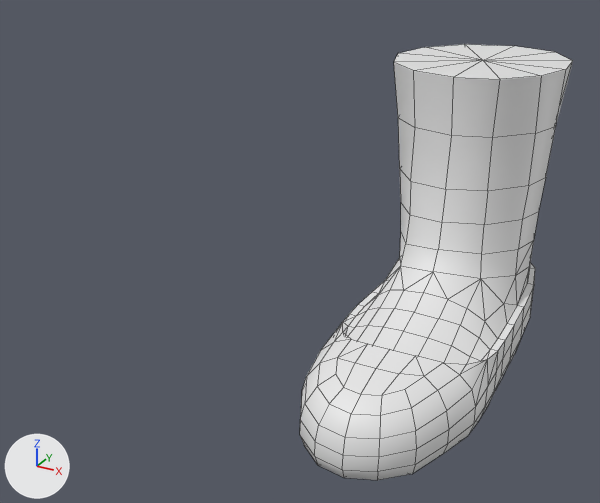
The Blender file Attires/Attires_Shoes/Attire_Shoes_BootsBast/BootsBats.blend, before and after one commit.
Before and after are seen from a 50 mm camera at (0.31, -0.612, 0.354) aimed at (0.014, -0.075, 0.085). The lights are fixed; the arrows at lower left show +X, +Y and +Z. Mesh edges are drawn as thin lines.

In view in the first picture: 'Attire_Shoes_BootsBats'.
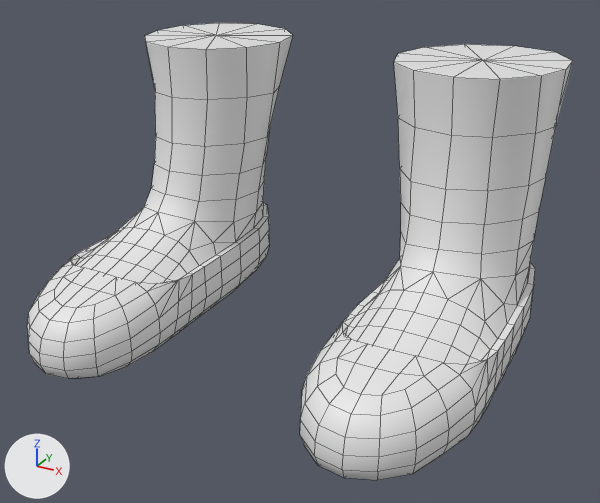
Location of each change, [x1, y1, x2, y2] in pixels of the pictures (600 x 503 px):
'Attire_Shoes_BootsBats', modifiers changed (100% wider): before [300, 44, 573, 480]; after [27, 23, 573, 480]

The change, as a diff of the scene's bpy script:
```diff
--- a/Attires/Attires_Shoes/Attire_Shoes_BootsBast/BootsBats.blend.py
+++ b/Attires/Attires_Shoes/Attire_Shoes_BootsBast/BootsBats.blend.py
@@ ob_attire_shoes_bootsbats @@
 ob_attire_shoes_bootsbats.location = (0.0, 0.0, 0.0)
+_m = ob_attire_shoes_bootsbats.modifiers.new('Mirror', 'MIRROR')
```
